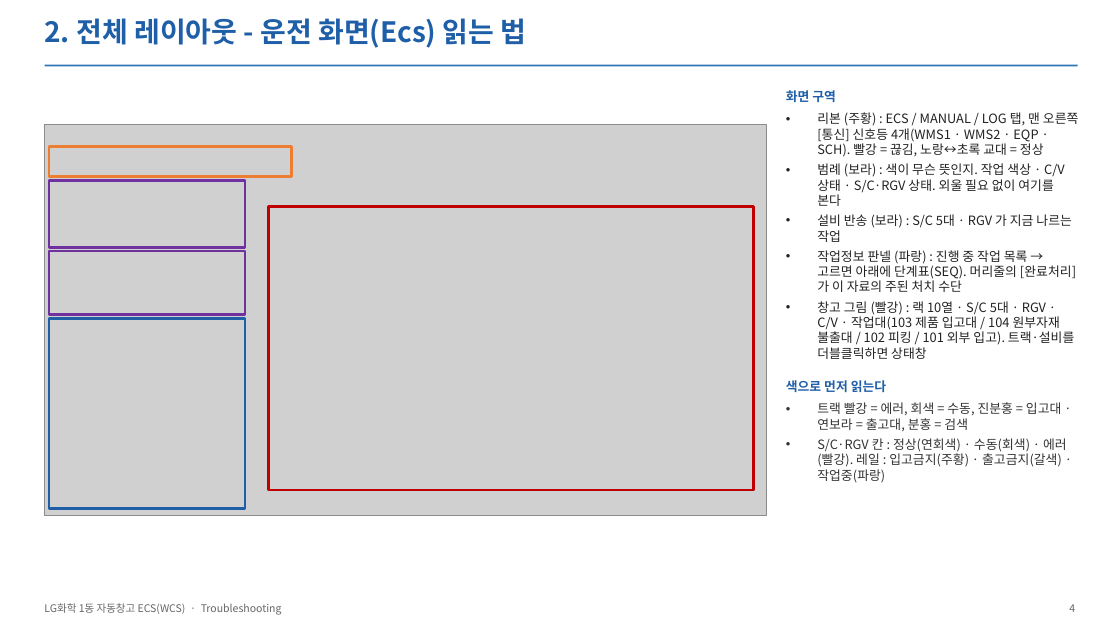
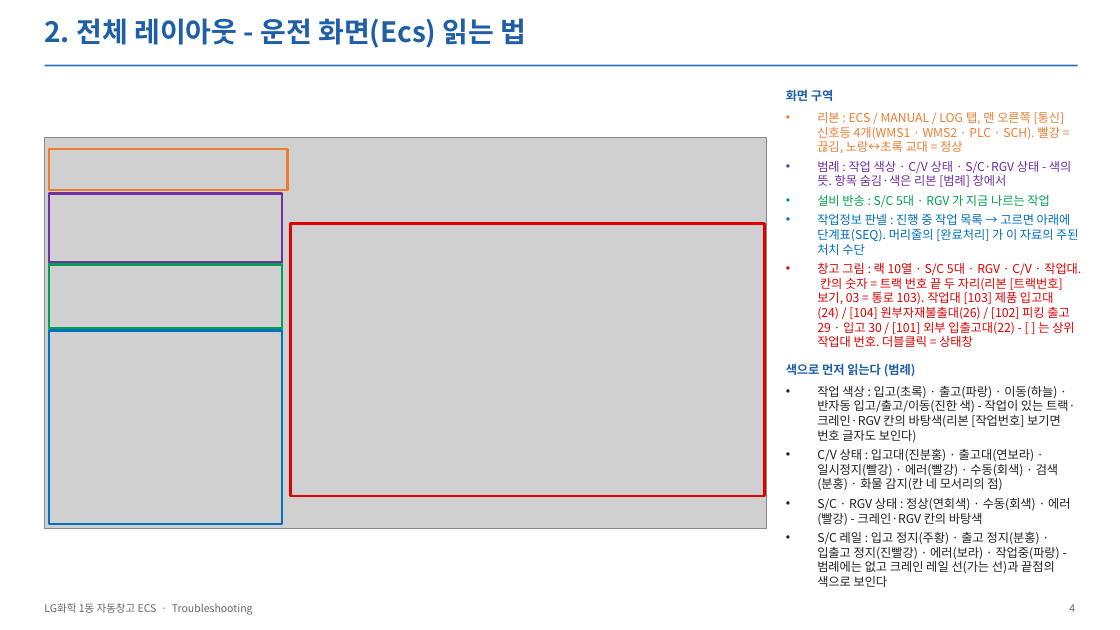
Before and after one commit to yeorijby-coder/LGLS_ALL, a slide deck: slide 4 of docs/산출물_20261110/05_ECS_Troubleshooting.pptx. Drawn at 1120x630 pixels with LibreOffice and Linux fonts; fonts in the diff are those of the drawing; grey boxes stand for pictures. Boxes give left, top, right and bottom in pixels: in the first picture for what was removed or moved away, otherwise in the second. Text is boxed around its words. In the diff, an @@ line names an element or a change of style, - is before the commit and + after.

```diff
--- a/docs/산출물_20261110/05_ECS_Troubleshooting.pptx
+++ b/docs/산출물_20261110/05_ECS_Troubleshooting.pptx
@@ text at (786, 89, 833, 101): size 11 to 10.5 pt in "화면 구역" @@
@@ text at (786, 112, 1081, 587): text changed; size 11 to 10.5 pt @@
-• 리본 (주황) : ECS / MANUAL / LOG 탭, 맨 오른쪽 [통신] 신호등 4개(WMS1 · WMS2 · EQP · SCH). 빨강 = 끊김, 노랑↔초록 교대 = 정상
-• 범례 (보라) : 색이 무슨 뜻인지. 작업 색상 · C/V 상태 · S/C·RGV 상태. 외울 필요 없이 여기를 본다
-• 설비 반송 (보라) : S/C 5대 · RGV 가 지금 나르는 작업
-• 작업정보 판넬 (파랑) : 진행 중 작업 목록 → 고르면 아래에 단계표(SEQ). 머리줄의 [완료처리] 가 이 자료의 주된 처치 수단
-• 창고 그림 (빨강) : 랙 10열 · S/C 5대 · RGV · C/V · 작업대(103 제품 입고대 / 104 원부자재 불출대 / 102 피킹 / 101 외부 입고). 트랙·설비를 더블클릭하면 상태창
-색으로 먼저 읽는다
-• 트랙 빨강 = 에러, 회색 = 수동, 진분홍 = 입고대 · 연보라 = 출고대, 분홍 = 검색
-• S/C·RGV 칸 : 정상(연회색) · 수동(회색) · 에러(빨강). 레일 : 입고금지(주황) · 출고금지(갈색) · 작업중(파랑)
+• 리본 : ECS / MANUAL / LOG 탭, 맨 오른쪽 [통신] 신호등 4개(WMS1 · WMS2 · PLC · SCH). 빨강 = 끊김, 노랑↔초록 교대 = 정상
+• 범례 : 작업 색상 · C/V 상태 · S/C·RGV 상태 - 색의 뜻. 항목 숨김·색은 리본 [범례] 창에서
+• 설비 반송 : S/C 5대 · RGV 가 지금 나르는 작업
+• 작업정보 판넬 : 진행 중 작업 목록 → 고르면 아래에 단계표(SEQ). 머리줄의 [완료처리] 가 이 자료의 주된 처치 수단
+• 창고 그림 : 랙 10열 · S/C 5대 · RGV · C/V · 작업대. 칸의 숫자 = 트랙 번호 끝 두 자리(리본 [트랙번호] 보기, 03 = 통로 103). 작업대 [103] 제품 입고대(24) / [104] 원부자재불출대(26) / [102] 피킹 출고 29 · 입고 30 / [101] 외부 입출고대(22) - [ ] 는 상위 작업대 번호. 더블클릭 = 상태창
+색으로 먼저 읽는다 (범례)
+• 작업 색상 : 입고(초록) · 출고(파랑) · 이동(하늘) · 반자동 입고/출고/이동(진한 색) - 작업이 있는 트랙·크레인·RGV 칸의 바탕색(리본 [작업번호] 보기면 번호 글자도 보인다)
+• C/V 상태 : 입고대(진분홍) · 출고대(연보라) · 일시정지(빨강) · 에러(빨강) · 수동(회색) · 검색(분홍) · 화물 감지(칸 네 모서리의 점)
+• S/C · RGV 상태 : 정상(연회색) · 수동(회색) · 에러(빨강) - 크레인·RGV 칸의 바탕색
+• S/C 레일 : 입고 정지(주황) · 출고 정지(분홍) · 입출고 정지(진빨강) · 에러(보라) · 작업중(파랑) - 범례에는 없고 크레인 레일 선(가는 선)과 끝점의 색으로 보인다
@@ picture: place and size @@
-picture at (45, 124, 767, 516)
+picture at (45, 138, 767, 529)
@@ rectangle: place and size @@
-rectangle at (49, 147, 292, 177)
+rectangle at (49, 149, 287, 190)
@@ rectangle: place and size @@
-rectangle at (49, 181, 245, 248)
+rectangle at (49, 194, 282, 263)
@@ rectangle: place and size @@
-rectangle at (269, 207, 754, 491)
+rectangle at (291, 223, 765, 496)
@@ rectangle at (291, 223, 765, 496): outline #C00000 2.25 pt to #E00000 2.25 pt @@
@@ rectangle: place and size @@
-rectangle at (49, 251, 245, 315)
+rectangle at (49, 265, 282, 329)
@@ rectangle at (49, 265, 282, 329): outline #7030A0 2.25 pt to #00A050 2.25 pt @@
@@ rectangle: place and size @@
-rectangle at (49, 318, 245, 509)
+rectangle at (49, 331, 282, 524)
@@ rectangle at (49, 331, 282, 524): outline #1F5FA8 2.25 pt to #0070C0 2.25 pt @@
@@ text at (44, 603, 253, 615): text changed @@
-LG화학 1동 자동창고 ECS(WCS) · Troubleshooting
+LG화학 1동 자동창고 ECS · Troubleshooting
```
Also in this commit, not shown: 23 other slides changed, 1 slide removed, 18 other files.
